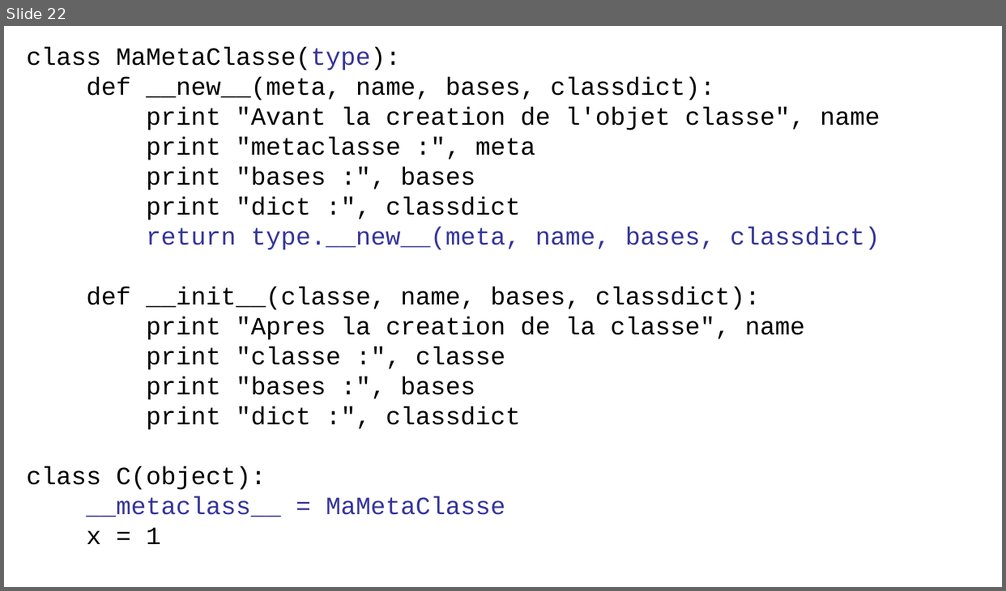
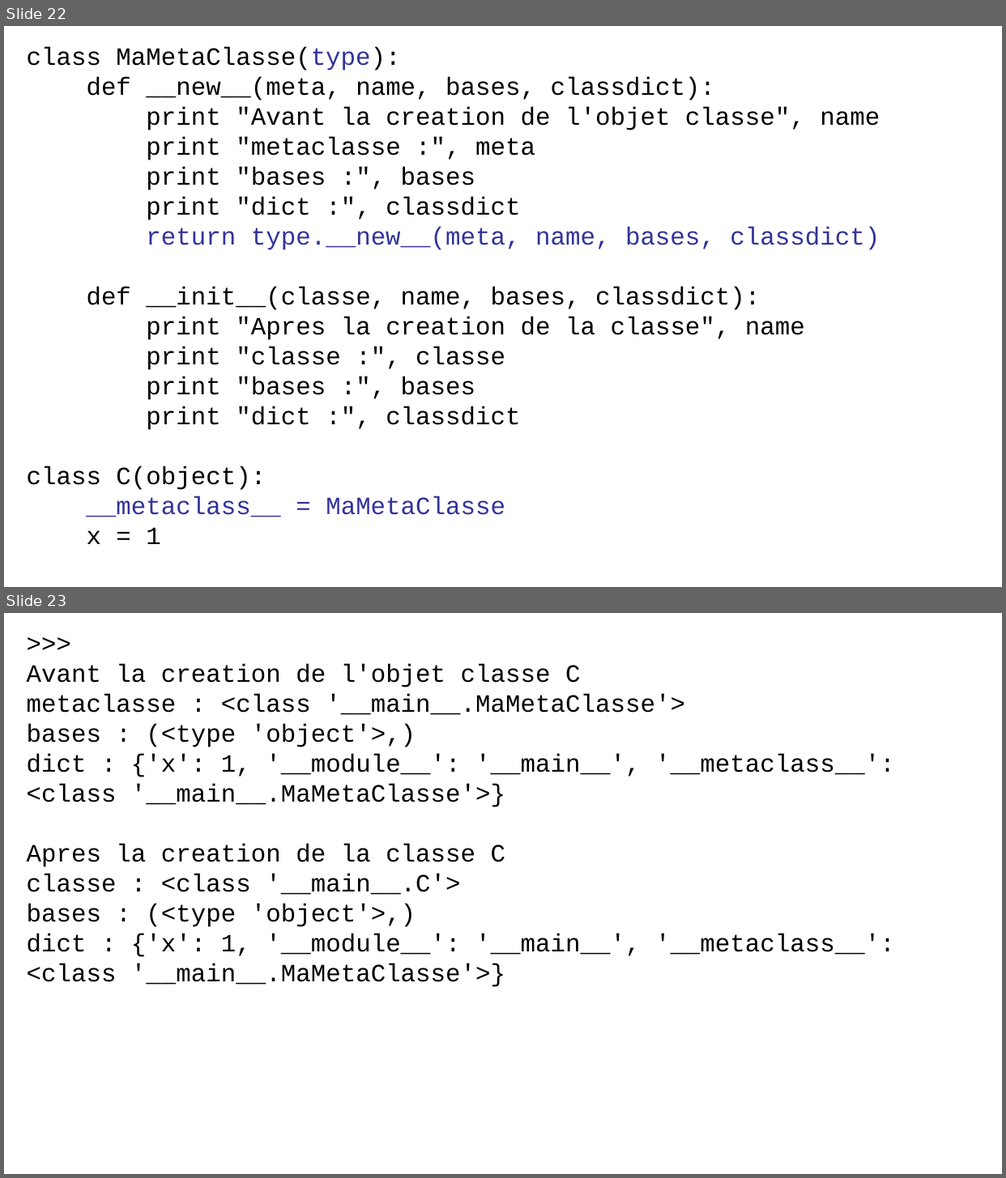
Before and after one commit to parmentelat/flotpython-archive, a slide deck: semaine7/CO12AL-W7-VIDEO04-SLIDE01.pptx. Shown one above the other, each under a label of ours: slide 22 before the commit, slides 22 and 23 after it. The pictures are 1006x591 and 1006x1178 pixels, drawn with LibreOffice and Linux fonts; fonts in the diff are those of the drawing. Boxes give left, top, right and bottom in pixels: in the first picture for what was removed or moved away, otherwise in the second. Text is boxed around its words. In the diff, an @@ line names an element or a change of style, - is before the commit and + after.

```diff
--- a/semaine7/CO12AL-W7-VIDEO04-SLIDE01.pptx
+++ b/semaine7/CO12AL-W7-VIDEO04-SLIDE01.pptx
@@ slide 23 added at (4,613,1002,1174), background #FFFFFF @@
@@ text added at (27,664,895,987), 24 pt, text #000000 @@
+>>>
+Avant la creation de l'objet classe C
+metaclasse : <class '__main__.MaMetaClasse'>
+bases : (<type 'object'>,)
+dict : {'x': 1, '__module__': '__main__', '__metaclass__': <class '__main__.MaMetaClasse'>}
+Apres la creation de la classe C
+classe : <class '__main__.C'>
+bases : (<type 'object'>,)
+dict : {'x': 1, '__module__': '__main__', '__metaclass__': <class '__main__.MaMetaClasse'>}
```
Also in this commit, not shown: 1 other file.
